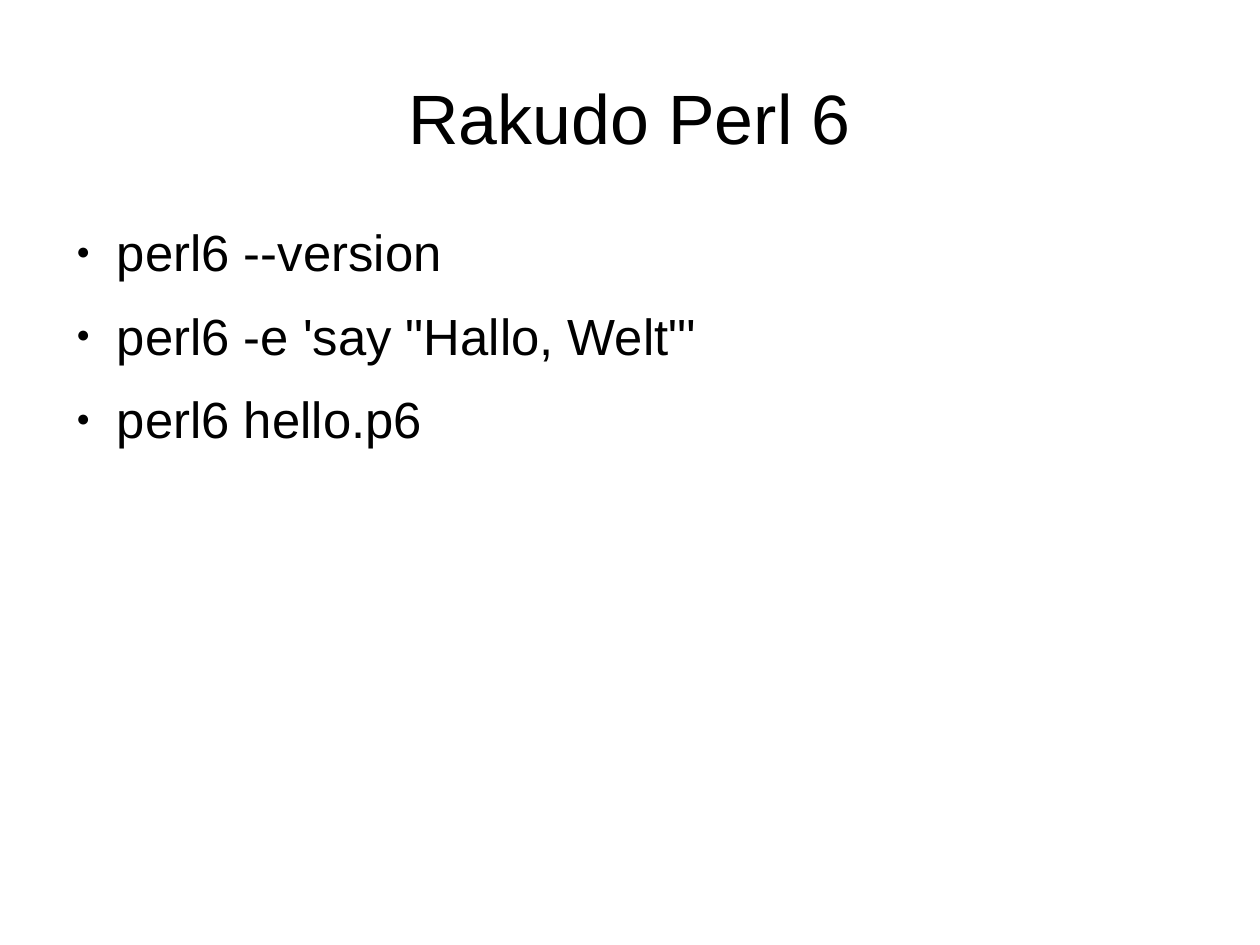
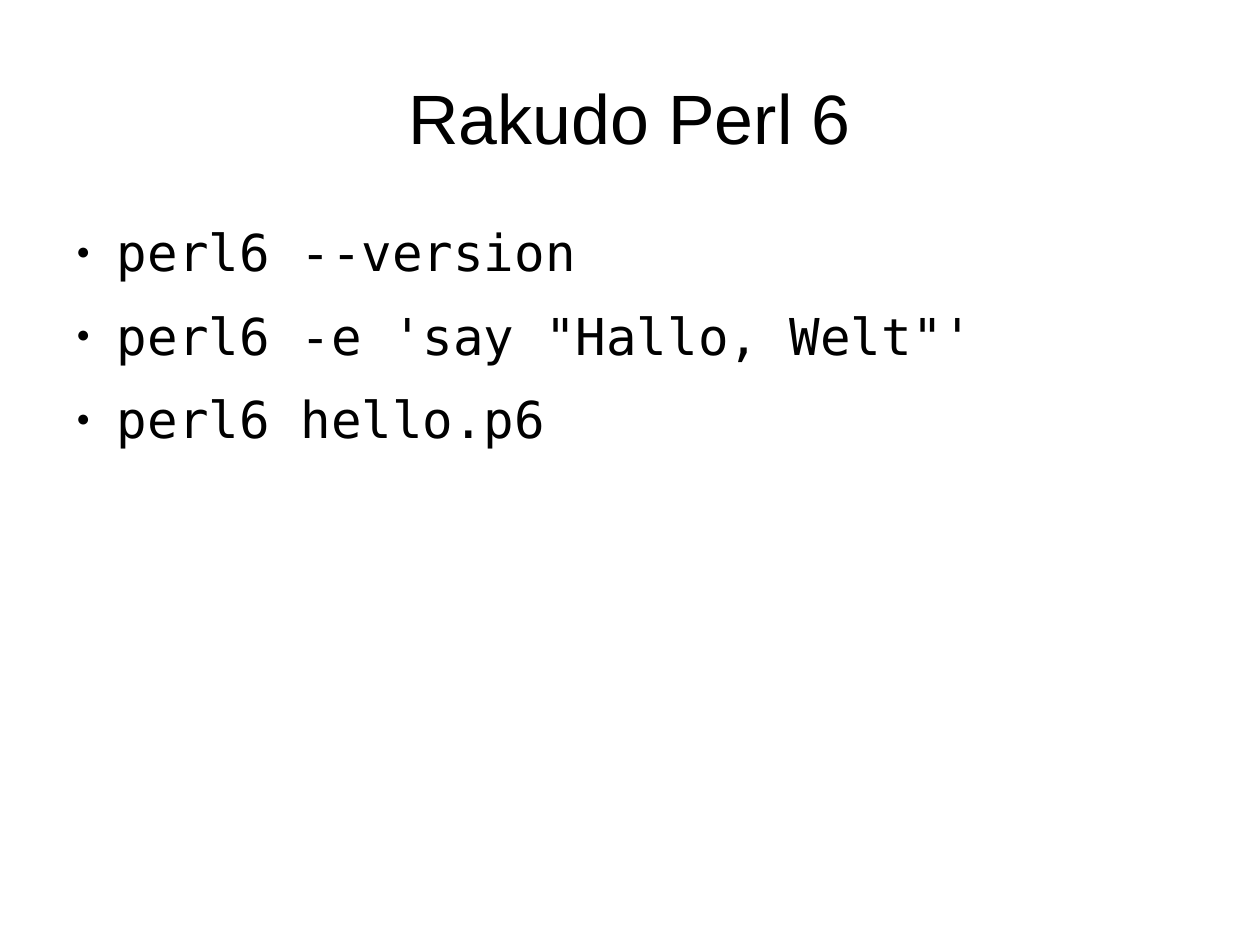
Before and after one commit to moritz/perl6-training-de, a slide deck: slide 8 of schulung.odp (slide 7 before the commit). Drawn at 1260x945 pixels with LibreOffice and Linux fonts; fonts in the diff are those of the drawing. Boxes give left, top, right and bottom in pixels: in the first picture for what was removed or moved away, otherwise in the second. Text is boxed around its words. In the diff, an @@ line names an element or a change of style, - is before the commit and + after.

```diff
--- a/schulung.odp
+++ b/schulung.odp
@@ text "perl6 --version" at <box>117,232,973,449</box>: font Arial to DejaVu Sans Mono @@
```
Also in this commit, not shown: 1 other slide changed, 14 slides added, 3 other files.
